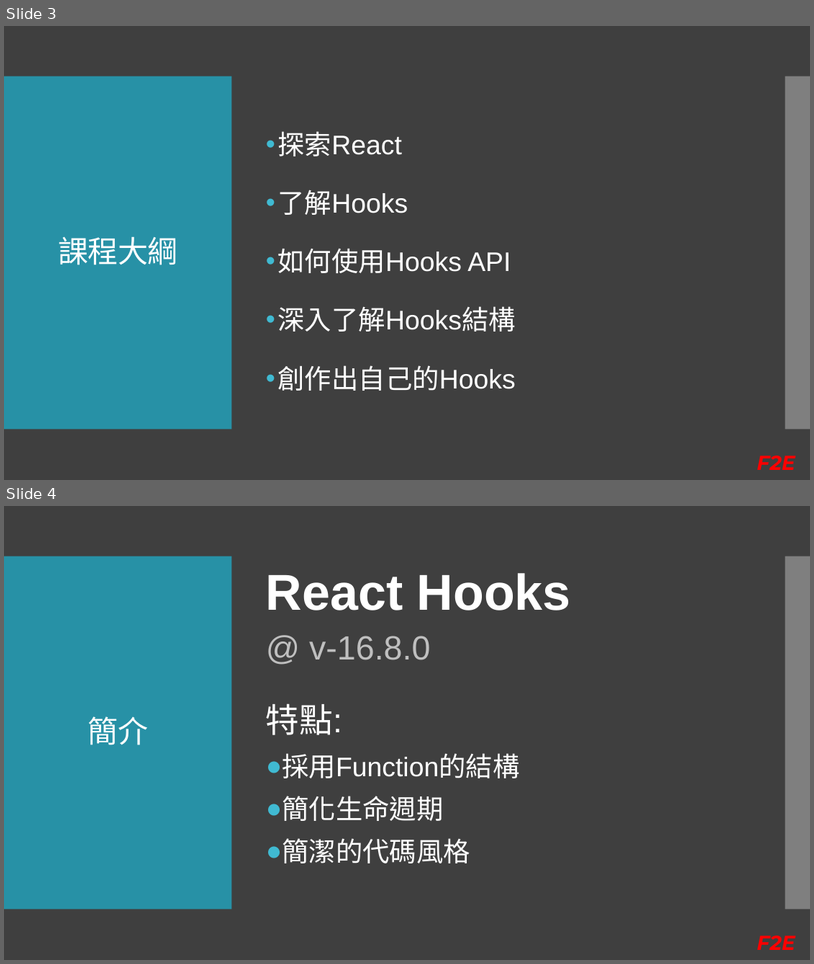
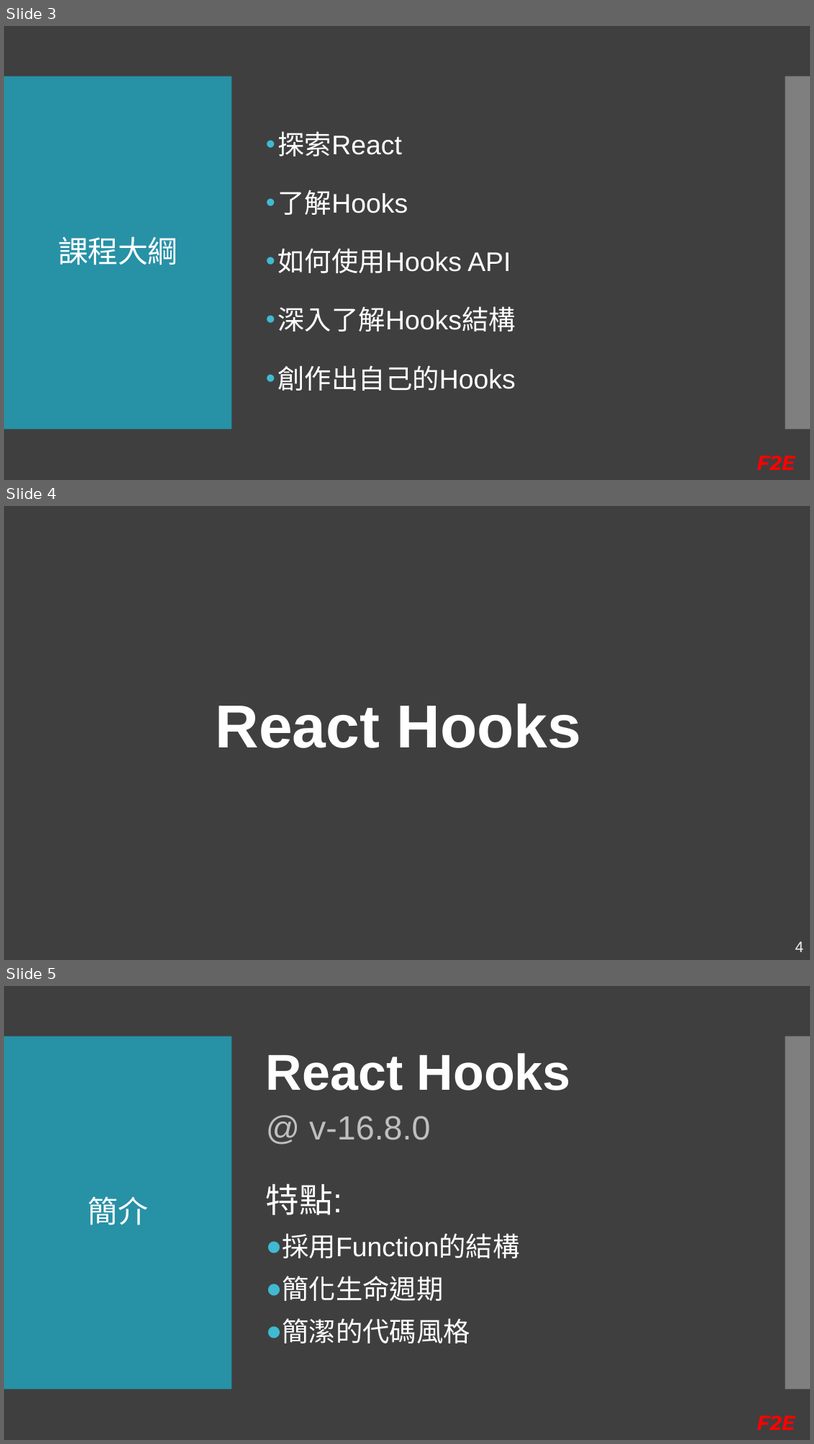
Before and after one commit to Kader-coder/React-Hooks, a slide deck: PPT/React Hooks &.pptx. Shown one above the other, each under a label of ours: slides 3 and 4 before the commit, slides 3, 4 and 5 after it. The pictures are 814x964 and 814x1444 pixels, drawn with LibreOffice and Linux fonts; fonts in the diff are those of the drawing. Boxes give left, top, right and bottom in pixels: in the first picture for what was removed or moved away, otherwise in the second. Text is boxed around its words. In the diff, an @@ line names an element or a change of style, - is before the commit and + after.

```diff
--- a/PPT/React Hooks &.pptx
+++ b/PPT/React Hooks &.pptx
@@ slide 4 added at box(4, 506, 810, 960), background #3F3F3F @@
@@ text added at box(216, 703, 582, 748), 72 pt, text #FFFFFF, bold @@
+React Hooks
@@ page number added at box(795, 941, 804, 952), 18 pt, text #F2F2F2 @@
+4
@@ what was slide 4 is now slide 5 @@
```
Also in this commit, not shown: 5 slides changed, 8 other slides added, 11 other files.
